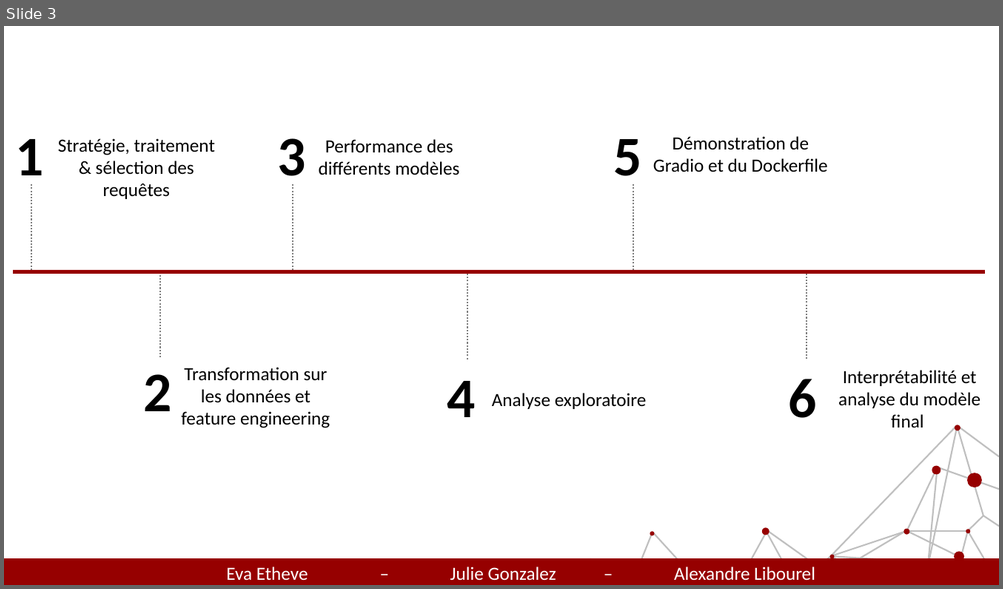
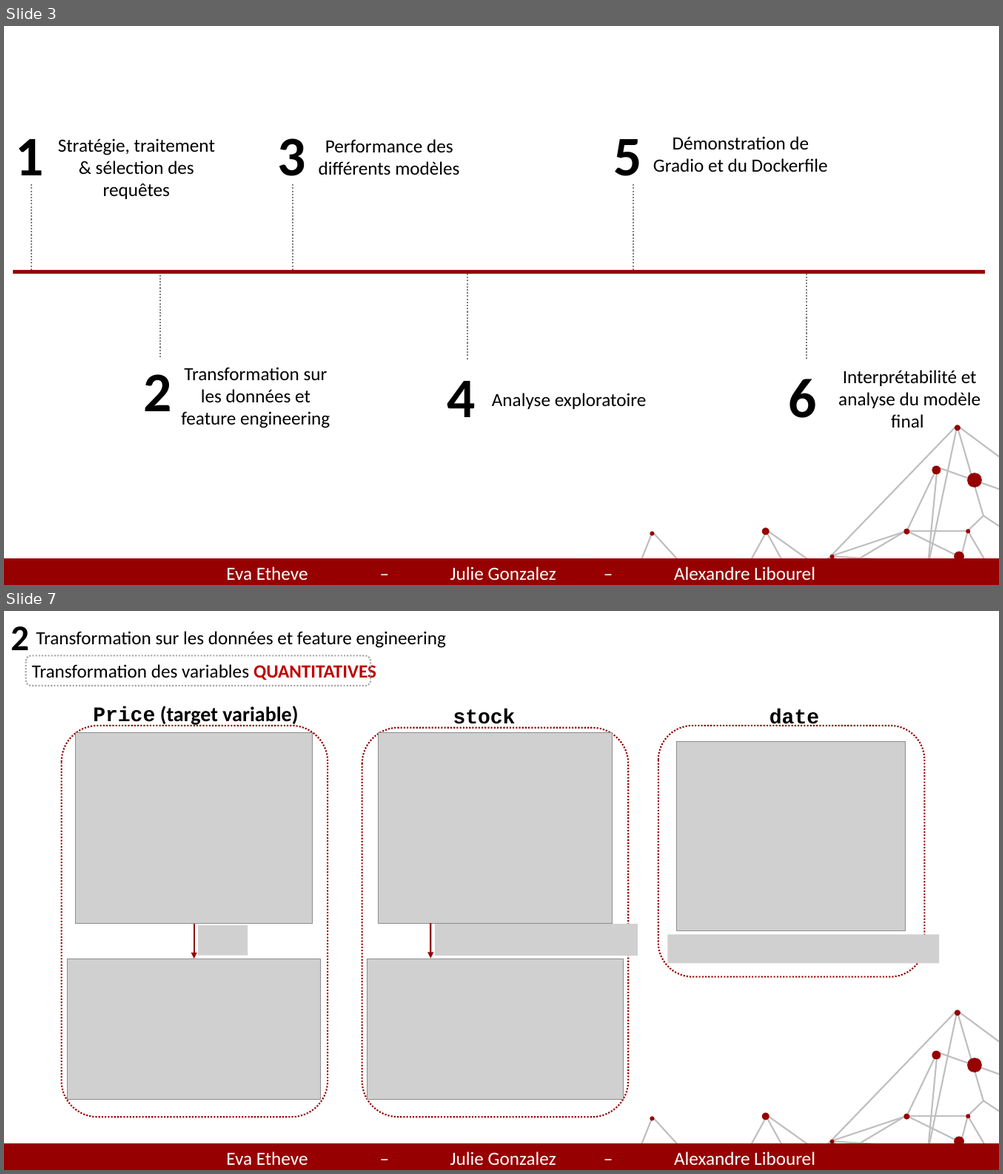
Before and after one commit to julie743/defi_IA, a slide deck: slides.pptx. Shown one above the other, each under a label of ours: slide 3 before the commit, slides 3 and 7 after it; the slides between them are not shown. The pictures are 1003x589 and 1003x1174 pixels, drawn with LibreOffice and Linux fonts; fonts in the diff are those of the drawing; grey boxes stand for pictures. Boxes give left, top, right and bottom in pixels: in the first picture for what was removed or moved away, otherwise in the second. Text is boxed around its words. In the diff, an @@ line names an element or a change of style, - is before the commit and + after.

```diff
--- a/slides.pptx
+++ b/slides.pptx
@@ slide 7 added at box(4, 611, 999, 1170), background #FFFFFF @@
@@ text added at box(11, 627, 30, 658), 35 pt, text #000000, bold @@
+2
@@ text added at box(36, 631, 446, 648), 18 pt, text #000000 @@
+Transformation sur les données et feature engineering
@@ rounded rectangle added at box(25, 655, 370, 686), outline #A6A6A6 1.5 pt dashed @@
@@ text added at box(32, 662, 376, 682), 18 pt, text #000000 @@
+Transformation des variables QUANTITATIVES
@@ text added at box(93, 706, 298, 727), 20 pt, text #000000, bold @@
+Price (target variable)
@@ text added at box(453, 709, 515, 729), 20 pt, text #000000, bold @@
+stock
@@ text added at box(769, 709, 819, 726), 20 pt, text #000000, bold @@
+date
@@ rounded rectangle added at box(62, 726, 328, 1118), outline #960000 1.5 pt dashed @@
@@ picture added at box(76, 732, 313, 923) @@
@@ rounded rectangle added at box(362, 728, 629, 1118), outline #960000 1.5 pt dashed @@
@@ picture added at box(378, 732, 612, 923) @@
@@ rounded rectangle added at box(658, 726, 925, 977), outline #960000 1.5 pt dashed @@
@@ picture added at box(676, 741, 905, 931) @@
@@ arrow added from (194, 923) to (194, 959), #960000 1.5 pt @@
@@ picture added at box(198, 925, 247, 956) @@
@@ arrow added from (431, 923) to (431, 959), #960000 1.5 pt @@
@@ picture added at box(435, 924, 637, 957) @@
@@ picture added at box(667, 935, 939, 964) @@
@@ picture added at box(68, 959, 320, 1099) @@
@@ picture added at box(367, 959, 623, 1099) @@
@@ group added at box(560, 1010, 999, 1170): 30 lines, 9 ellipses @@
@@ rectangle added at box(4, 1144, 999, 1170), fill #960000 @@
@@ text added at box(226, 1152, 815, 1166), 18 pt, text #FFFFFF @@
+Eva Etheve – Julie Gonzalez – Alexandre Libourel
```
Also in this commit, not shown: 6 slides changed, 5 other slides added, 1 other file.
